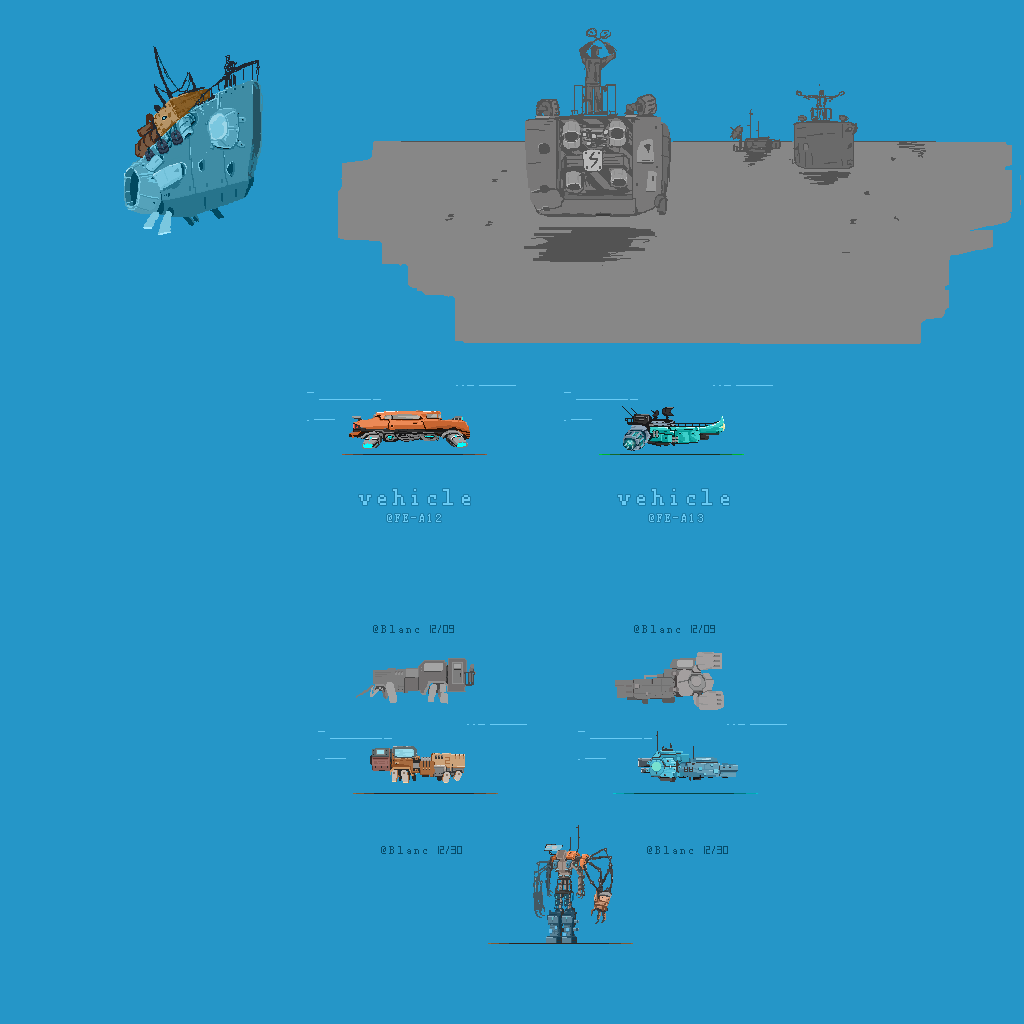
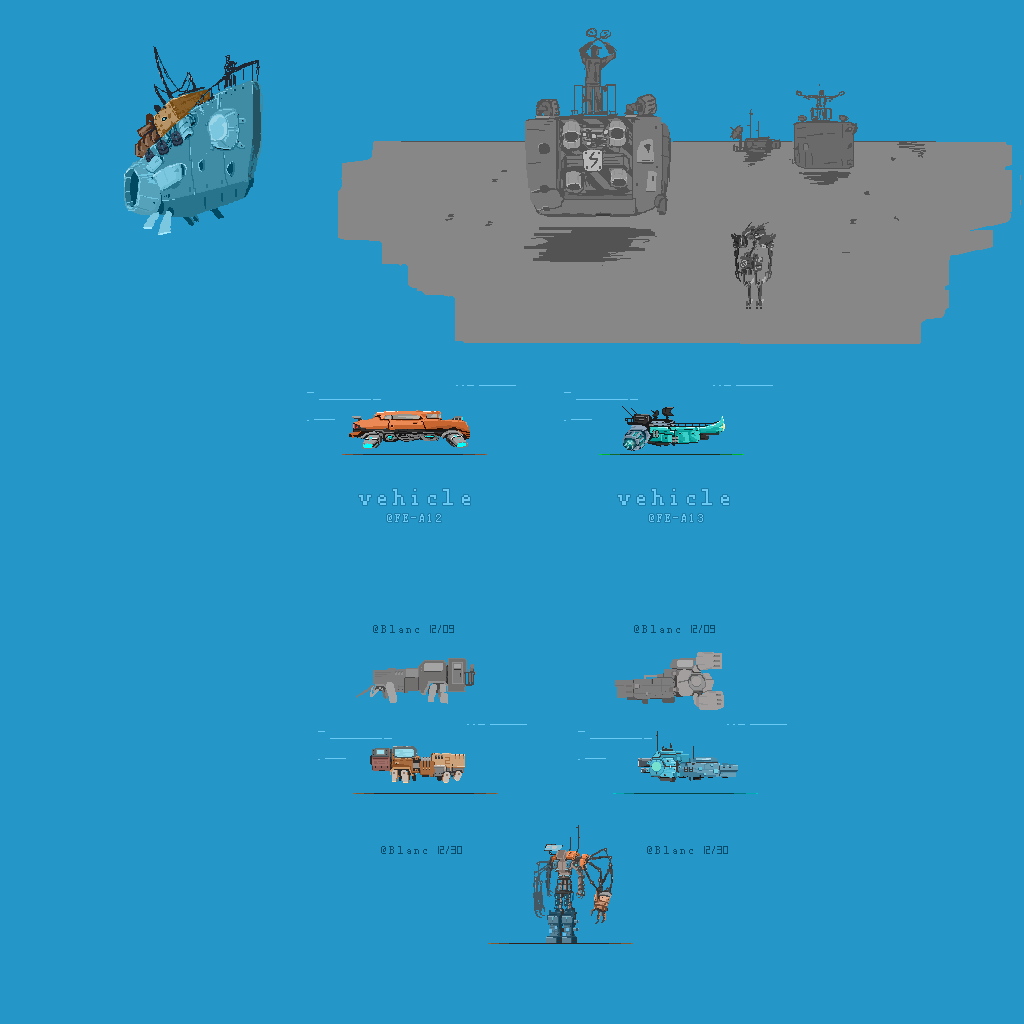
Layered file, before and after one edit (1024x1024). Changes by layer:
added group "机甲" with 5 layers above "运输舰" over [731, 222, 776, 309]
added layer "图层 55" in group "机甲" over [758, 233, 776, 282]
added layer "图层 54" in group "机甲" over [739, 226, 767, 248]
added layer "图层 55 拷贝" in group "机甲" over [731, 233, 762, 282]
added layer "图层 53" in group "机甲" over [740, 222, 769, 309]
painted on "图层 50" over [124, 60, 258, 215]
